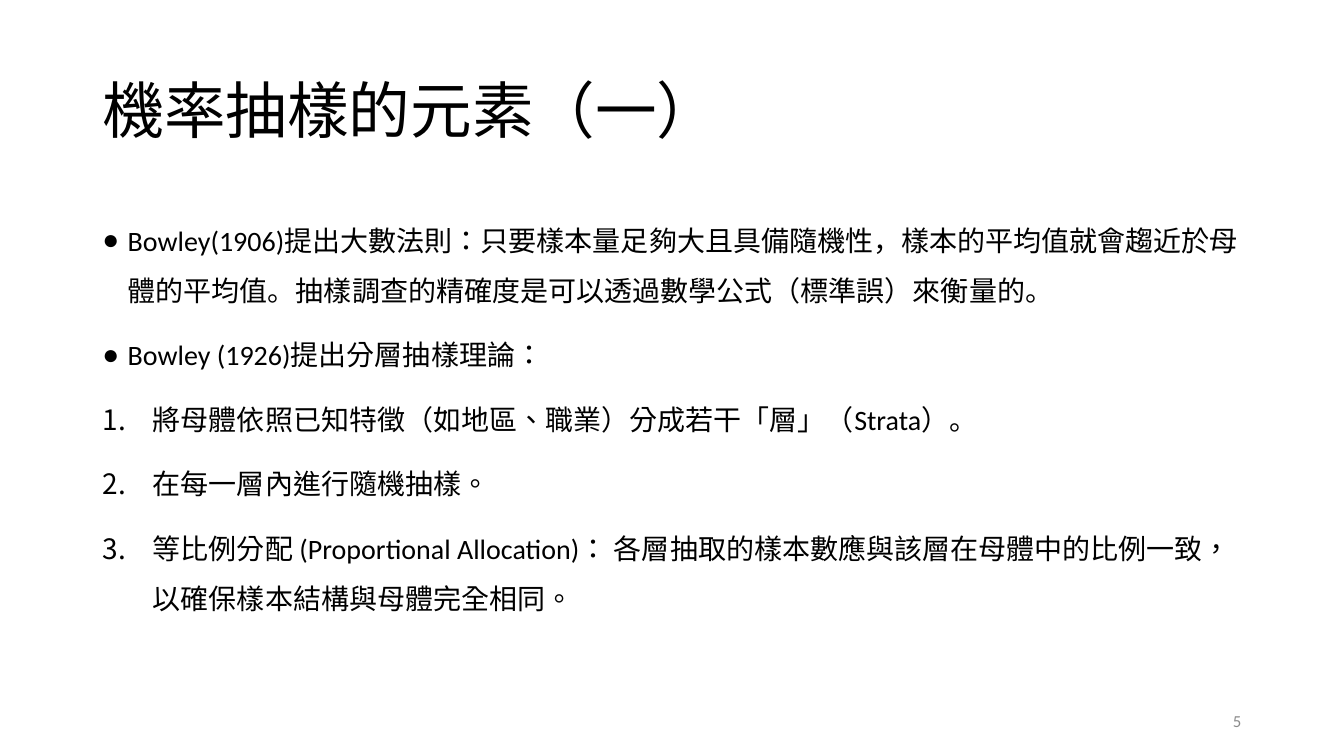
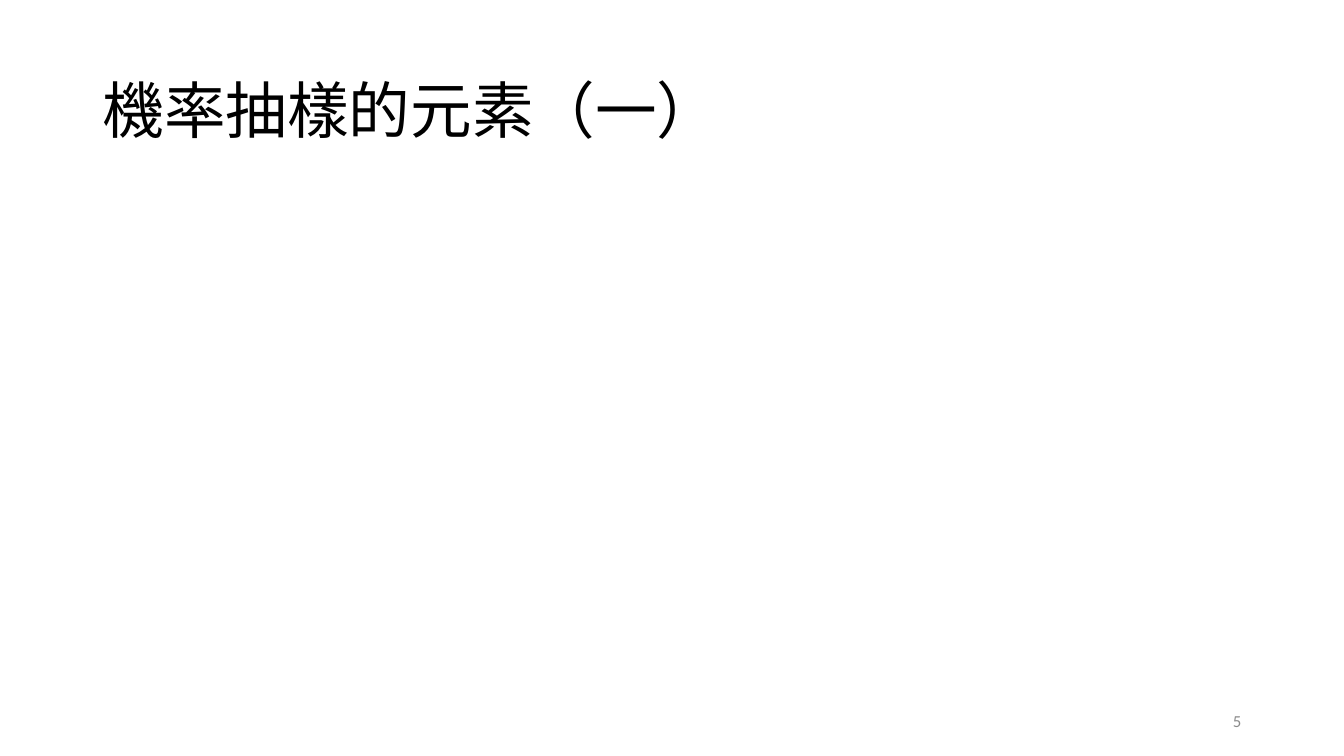
Before and after one commit to TsaiChiahung/PublicOpinion2026, a slide deck: slide 5 of 投影片/民意與調查Week5.pptx. Drawn at 1344x756 pixels with LibreOffice and Linux fonts; fonts in the diff are those of the drawing; grey boxes stand for pictures. Boxes give left, top, right and bottom in pixels: in the first picture for what was removed or moved away, otherwise in the second. Text is boxed around its words. In the diff, an @@ line names an element or a change of style, - is before the commit and + after.

```diff
--- a/投影片/民意與調查Week5.pptx
+++ b/投影片/民意與調查Week5.pptx
@@ text removed at bbox=[128, 227, 1238, 612] @@
-● Bowley(1906)提出大數法則：只要樣本量足夠大且具備隨機性，樣本的平均值就會趨近於母體的平均值。抽樣調查的精確度是可以透過數學公式（標準誤）來衡量的。
-● Bowley (1926)提出分層抽樣理論：
-1. 將母體依照已知特徵（如地區、職業）分成若干「層」（Strata）。
-2. 在每一層內進行隨機抽樣。
-3. 等比例分配 (Proportional Allocation)： 各層抽取的樣本數應與該層在母體中的比例一致，以確保樣本結構與母體完全相同。
```
Also in this commit, not shown: 1 other slide changed, 2 slides added.
